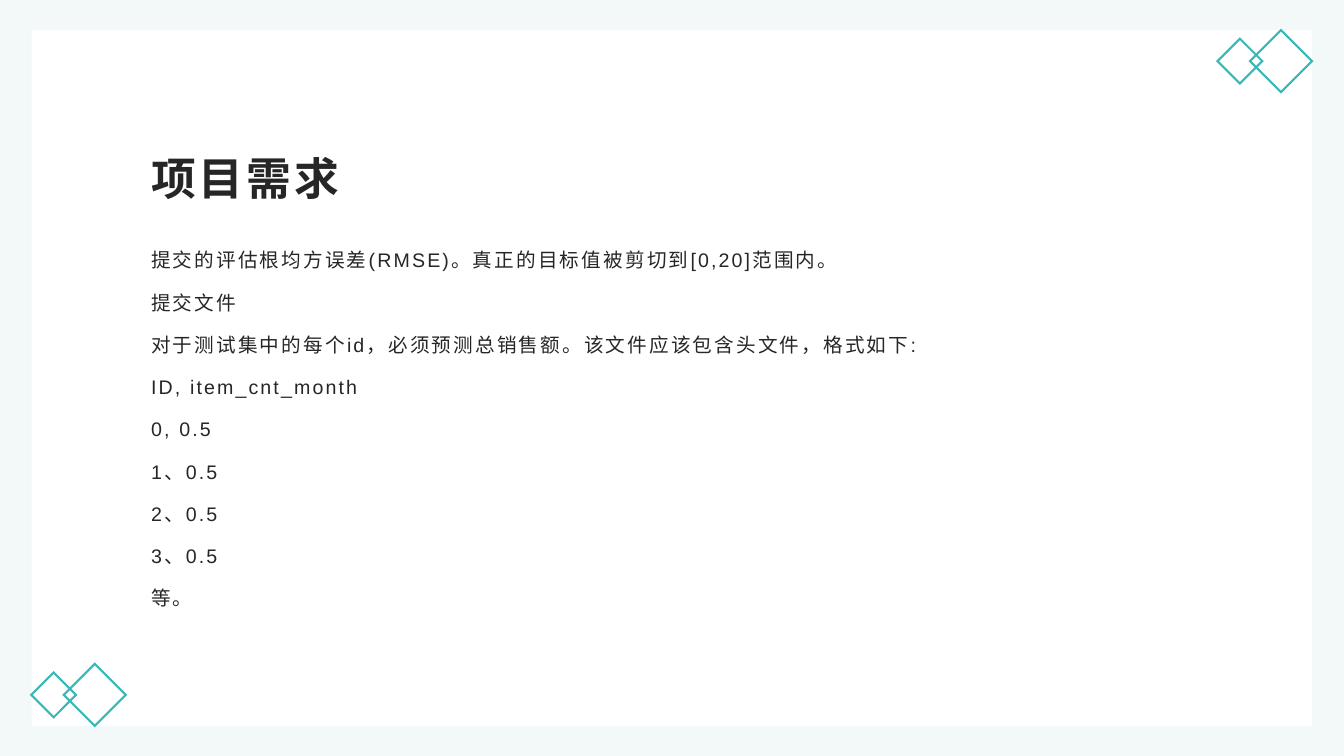
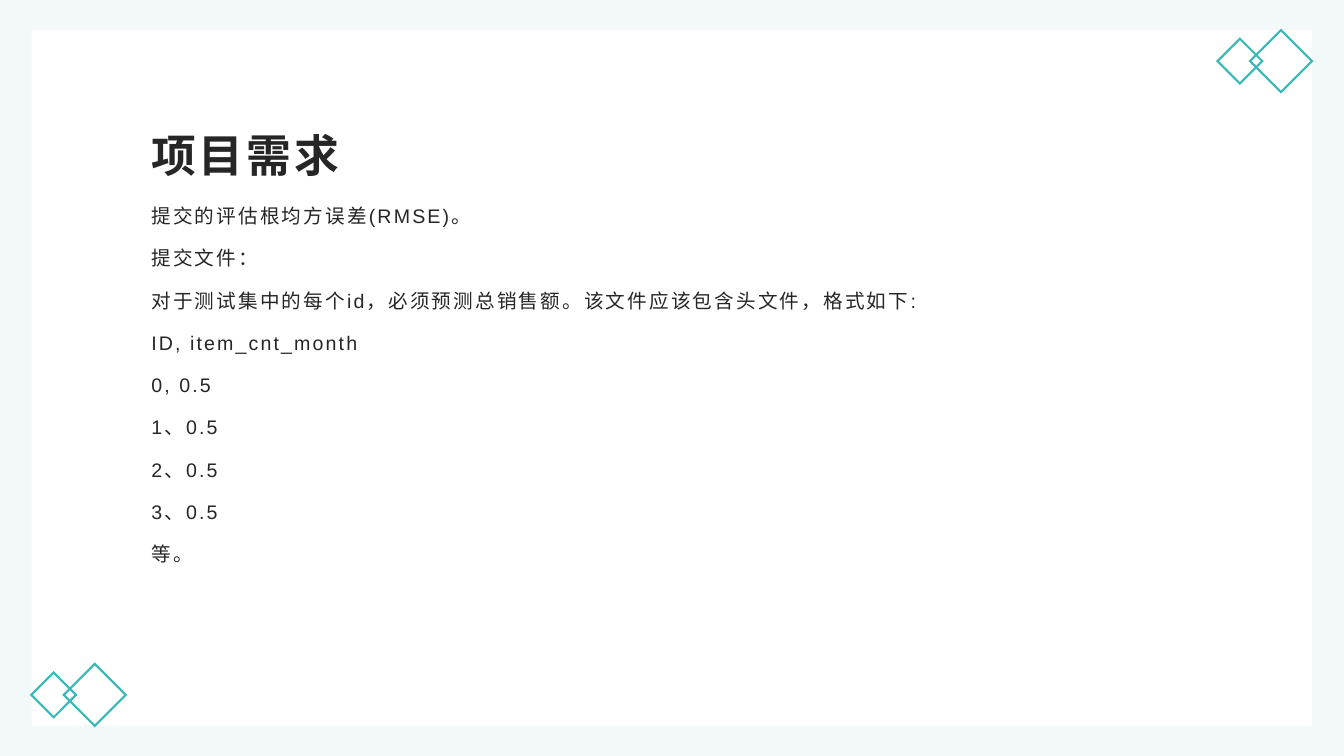
Before and after one commit to ZefanLin159/First-repository, a slide deck: slide 5 of Kaggle/Machine Learning.pptx. Drawn at 1344x756 pixels with LibreOffice and Linux fonts; fonts in the diff are those of the drawing. Boxes give left, top, right and bottom in pixels: in the first picture for what was removed or moved away, otherwise in the second. Text is boxed around its words. In the diff, an @@ line names an element or a change of style, - is before the commit and + after.

```diff
--- a/Kaggle/Machine Learning.pptx
+++ b/Kaggle/Machine Learning.pptx
@@ title "项目需求": place and size @@
-title "项目需求" at [151, 157, 339, 199]
+title "项目需求" at [151, 134, 339, 176]
@@ text "提交的评估根均方误差(RMSE)。": place and size @@
-text "提交的评估根均方误差(RMSE)。" at [151, 250, 909, 607]
+text "提交的评估根均方误差(RMSE)。" at [151, 206, 909, 563]
@@ text at [151, 206, 471, 267]: text changed @@
-提交的评估根均方误差(RMSE)。真正的目标值被剪切到[0,20]范围内。
-提交文件
+提交的评估根均方误差(RMSE)。
+提交文件：
```
Also in this commit, not shown: 10 other slides changed, 1 slide added, 3 slides removed, 7 other files.
